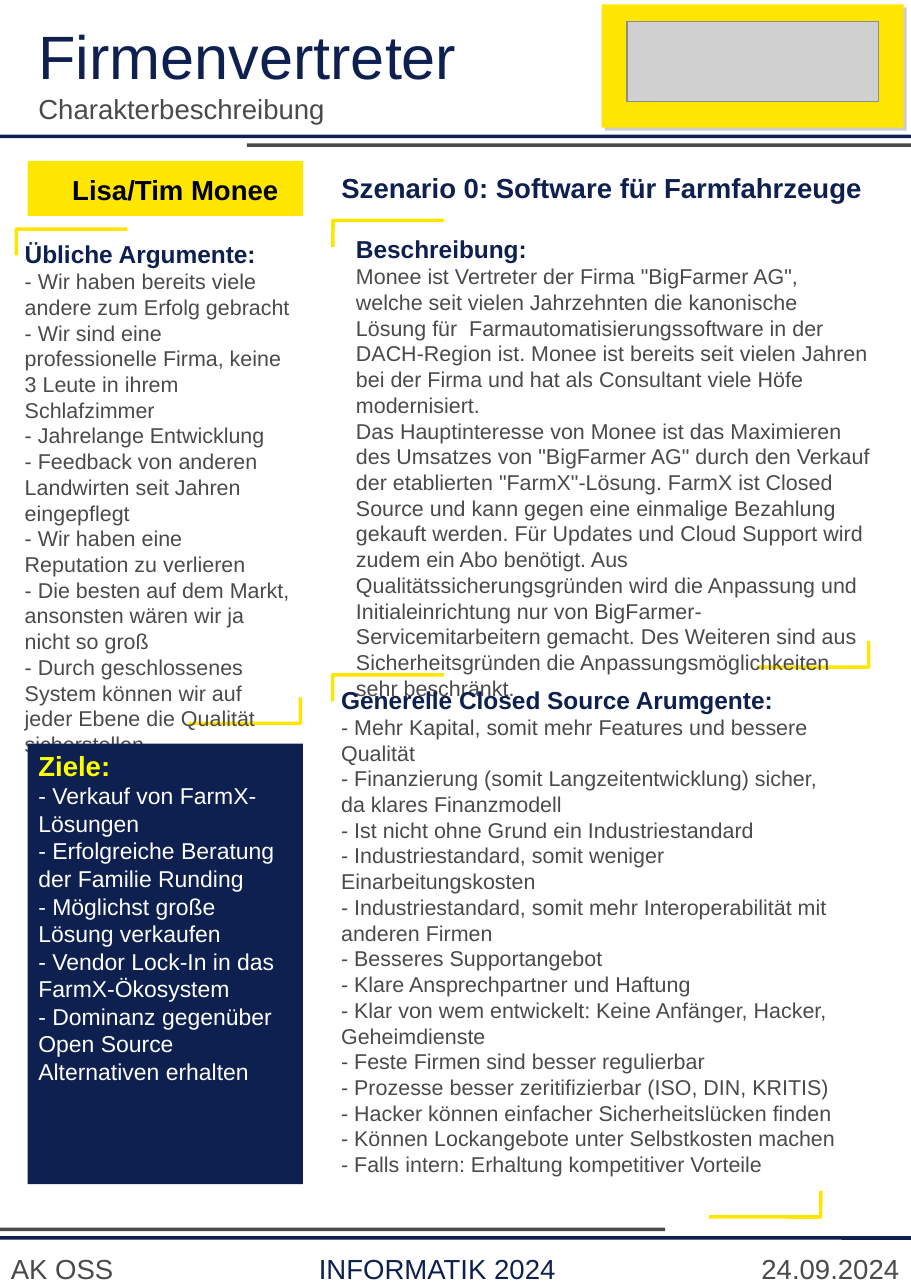
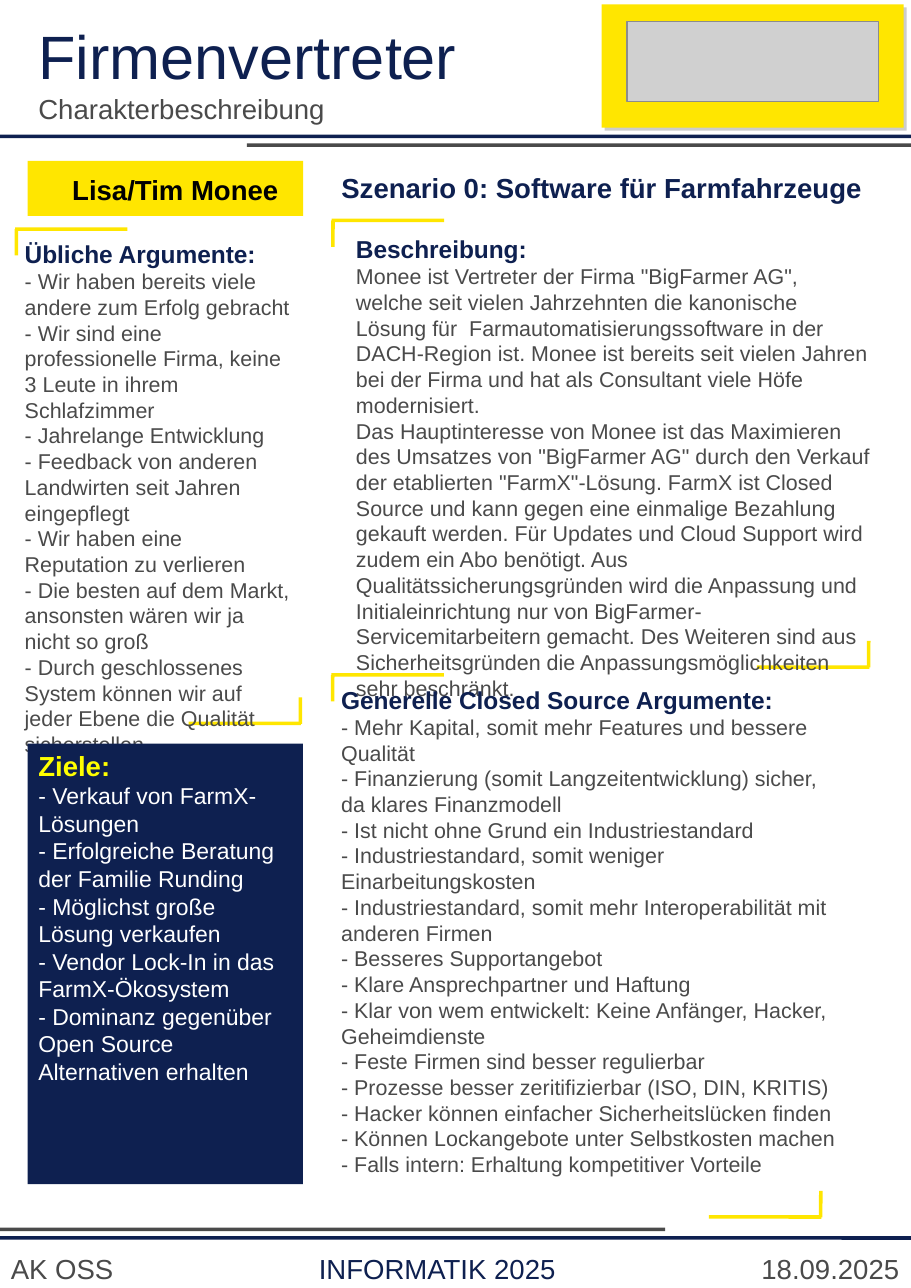
Before and after one commit to lquenti/2025-informatik-workshop, a slide deck: slide 2 of Charactersheets.odp. Drawn at 911x1288 pixels with LibreOffice and Linux fonts; fonts in the diff are those of the drawing; grey boxes stand for pictures. Boxes give left, top, right and bottom in pixels: in the first picture for what was removed or moved away, otherwise in the second. Text is boxed around its words. In the diff, an @@ line names an element or a change of style, - is before the commit and + after.

```diff
--- a/Charactersheets.odp
+++ b/Charactersheets.odp
@@ text at (x1=341, y1=689, x2=773, y2=714): text changed @@
-Generelle Closed Source Arumgente:
+Generelle Closed Source Argumente:
@@ text at (x1=319, y1=1259, x2=555, y2=1280): text changed @@
-INFORMATIK 2024
+INFORMATIK 2025
@@ text at (x1=761, y1=1260, x2=899, y2=1280): text changed @@
-24.09.2024
+18.09.2025
```
Also in this commit, not shown: 20 other slides changed, 1 other file.
